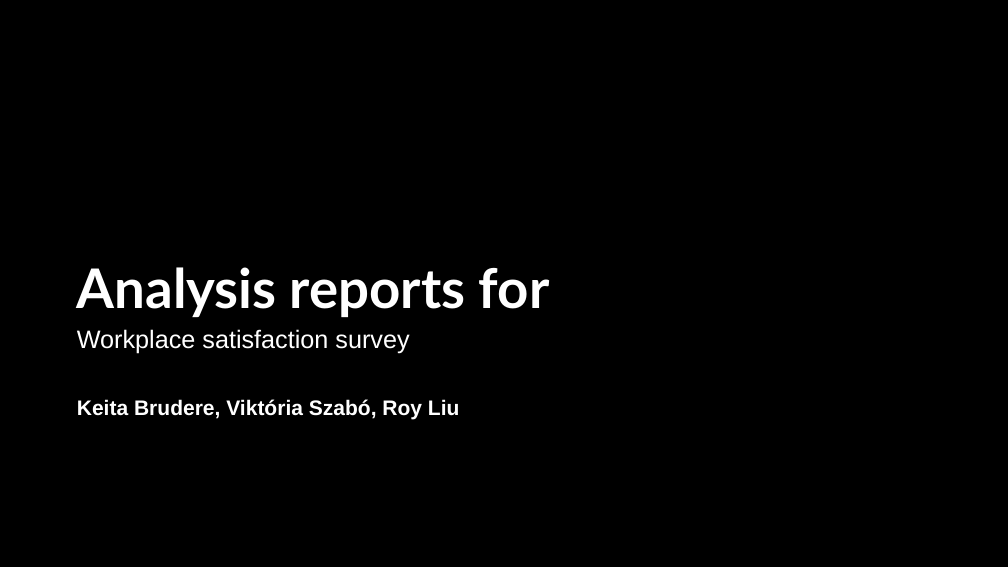
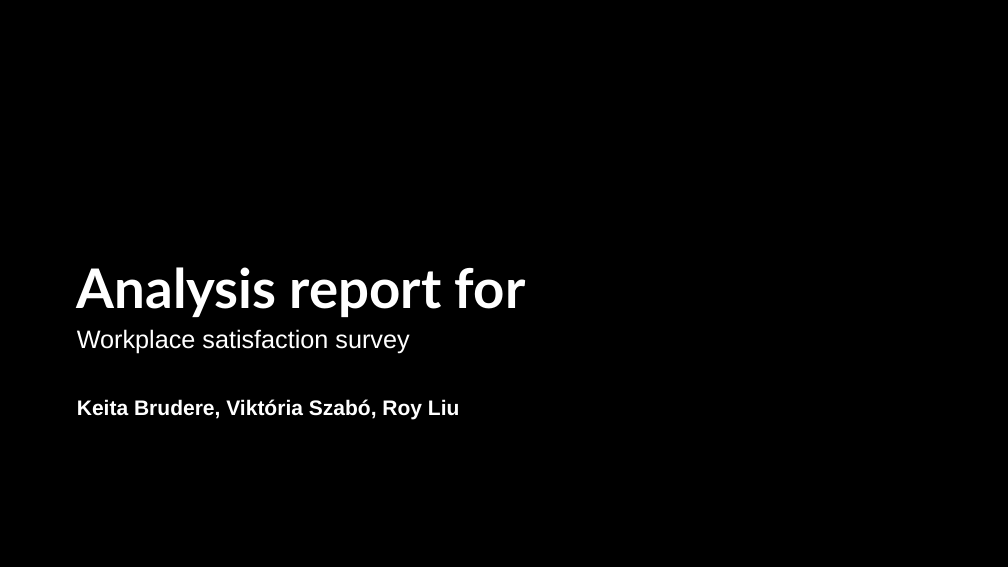
Before and after one commit to KatieRJ/BigDataProject, a slide deck: slide 1 of BigDataProject presentation.pptx. Drawn at 1008x567 pixels with LibreOffice and Linux fonts; fonts in the diff are those of the drawing; background and template pictures are left out; a plain dark background stands for a picture behind light text. Boxes give left, top, right and bottom in pixels: in the first picture for what was removed or moved away, otherwise in the second. Text is boxed around its words. In the diff, an @@ line names an element or a change of style, - is before the commit and + after.

```diff
--- a/BigDataProject presentation.pptx
+++ b/BigDataProject presentation.pptx
@@ title at [77,267,526,317]: text changed @@
-Analysis reports for
+Analysis report for
```
Also in this commit, not shown: 7 other slides changed, 2 slides added, 1 other file.
